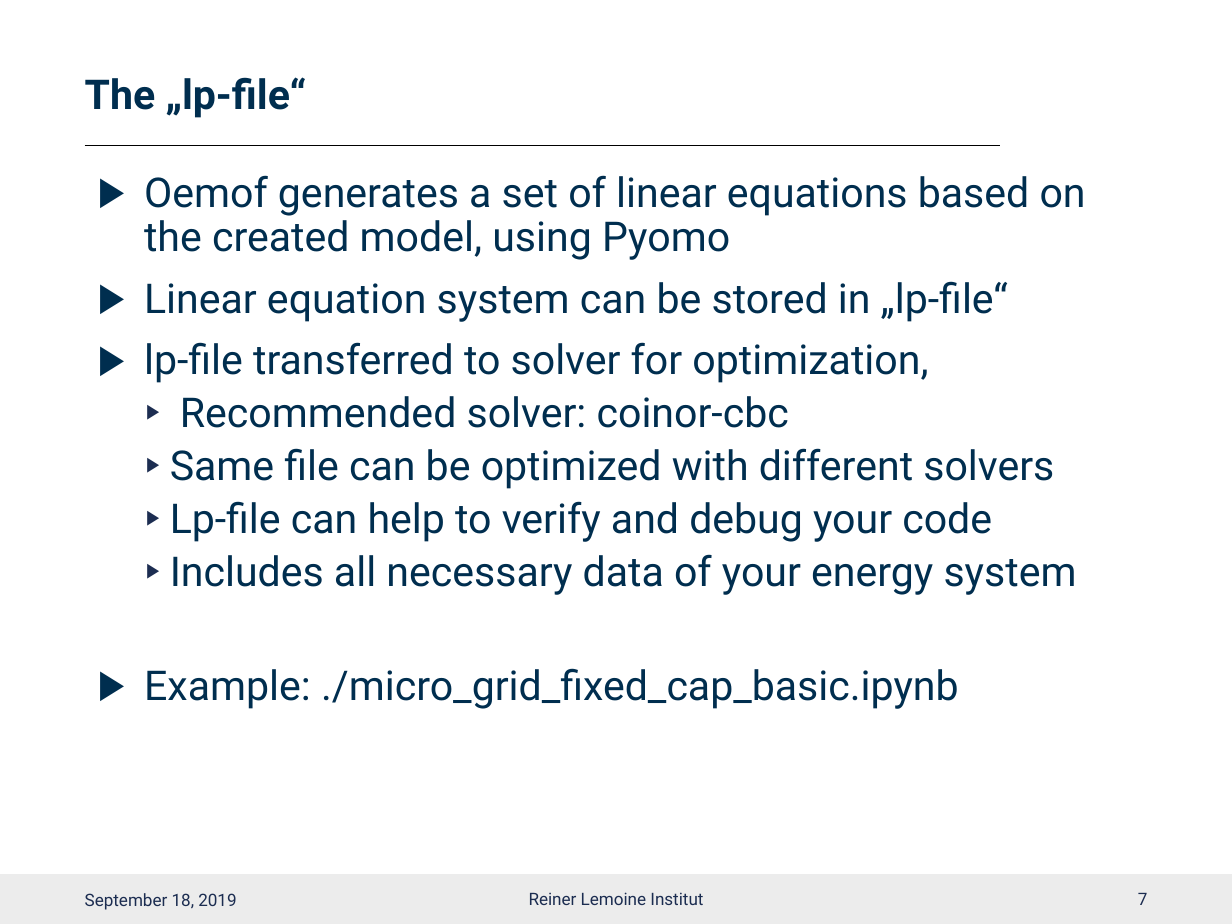
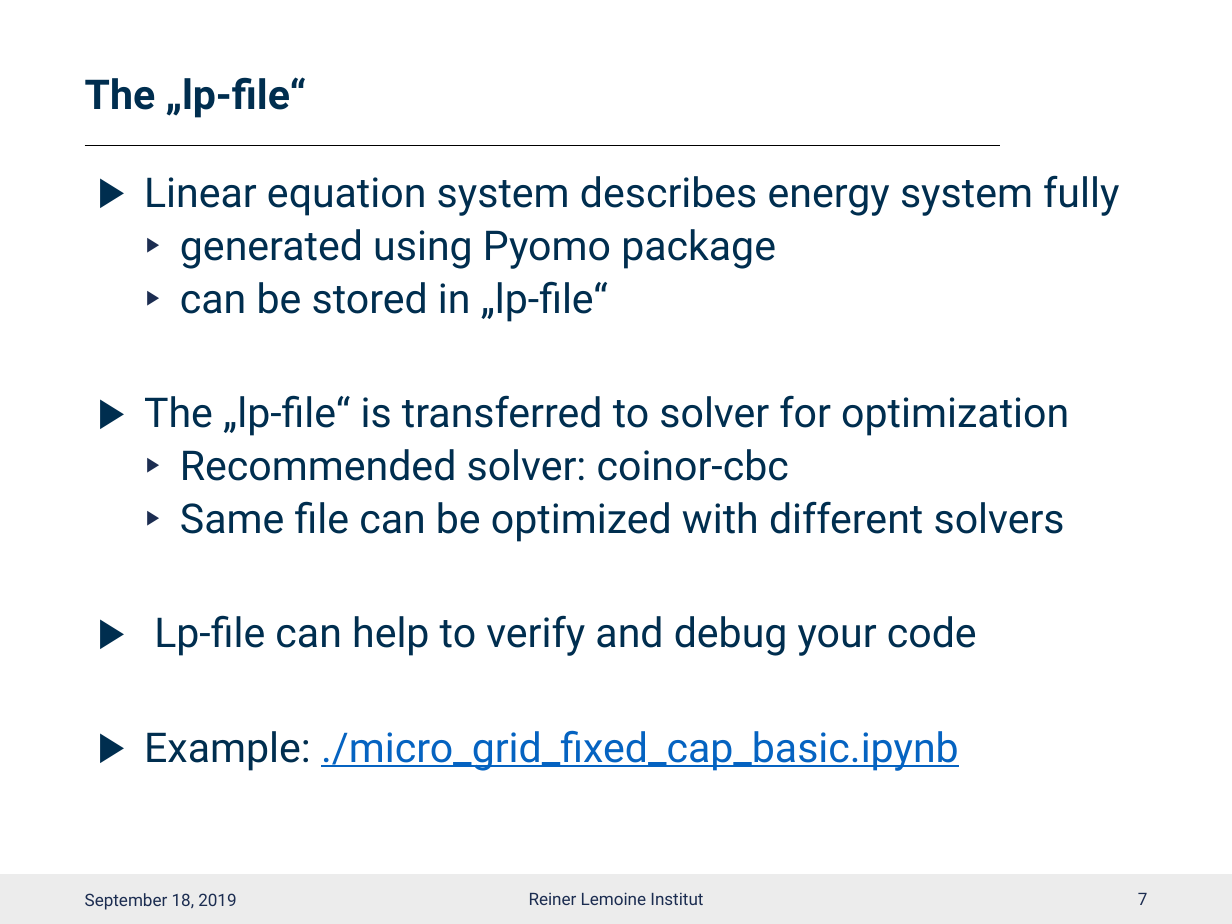
Before and after one commit to smartie2076/oemof_workshop, a slide deck: slide 8 of Oemof_Workshop_07_Constraints.pptx. Drawn at 1232x924 pixels with LibreOffice and Linux fonts; fonts in the diff are those of the drawing; background and template pictures are left out. Boxes give left, top, right and bottom in pixels: in the first picture for what was removed or moved away, otherwise in the second. Text is boxed around its words. In the diff, an @@ line names an element or a change of style, - is before the commit and + after.

```diff
--- a/Oemof_Workshop_07_Constraints.pptx
+++ b/Oemof_Workshop_07_Constraints.pptx
@@ text at (144, 175, 1119, 436): text changed @@
-▶ Oemof generates a set of linear equations based on the created model, using Pyomo
-▶ Linear equation system can be stored in „lp-file“
-▶ lp-file transferred to solver for optimization,
+▶ Linear equation system describes energy system fully
+  ▶ generated using Pyomo package
+  ▶ can be stored in „lp-file“
+▶ The „lp-file“ is transferred to solver for optimization
@@ text at (170, 554, 1077, 595): paragraph removed @@
-  ▶ Includes all necessary data of your energy system
@@ text at (144, 615, 977, 771): text colour #002E4F to #0563C1, underline on in "./micro_grid_fixed_cap_basic.ipynb"; list level 2 to 1 in "Lp-file can help to verify ..." @@
```
Also in this commit, not shown: 11 other slides changed, 2 slides removed, 1 other file.
